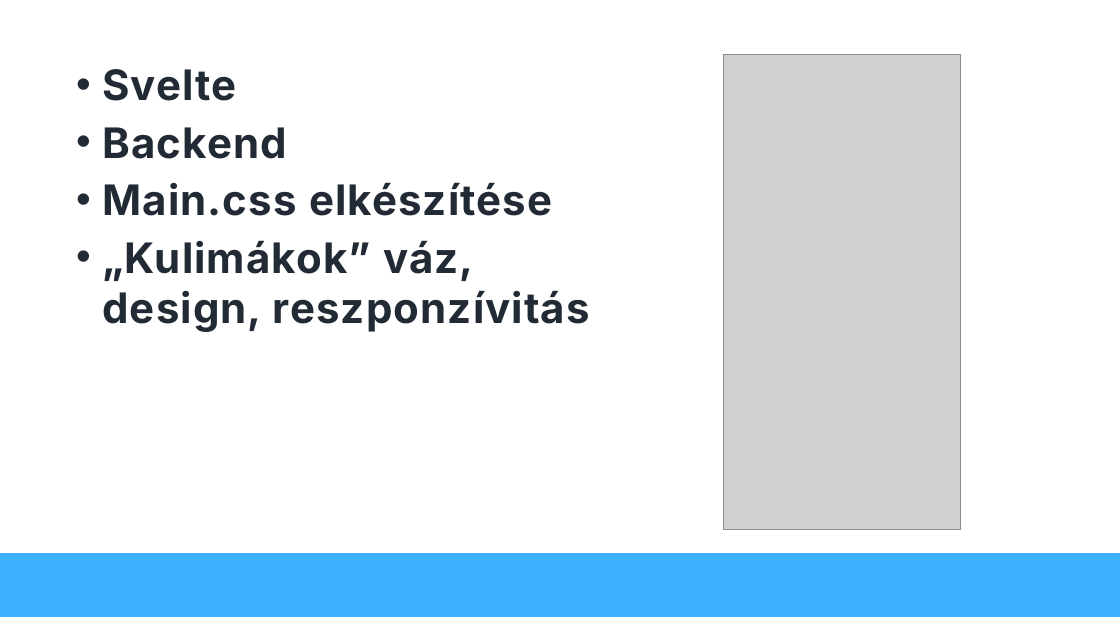
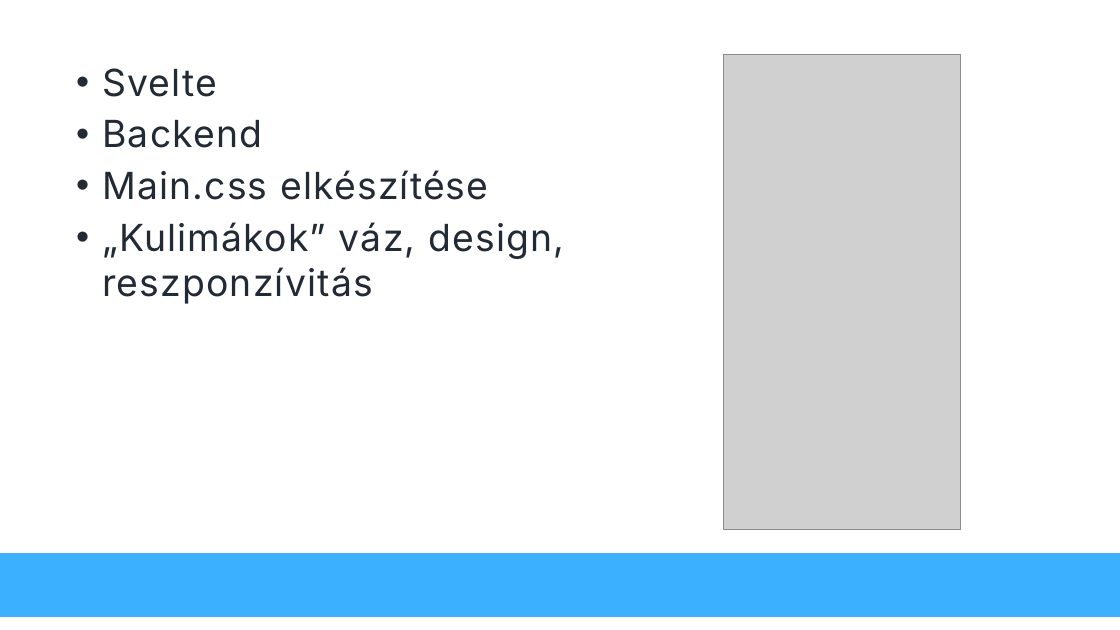
Before and after one commit to dzsofri/kulimuli.com, a slide deck: slide 19 of ikt projektfeladat.pptx. Drawn at 1120x630 pixels with LibreOffice and Linux fonts; fonts in the diff are those of the drawing; grey boxes stand for pictures. Boxes give left, top, right and bottom in pixels: in the first picture for what was removed or moved away, otherwise in the second. Text is boxed around its words. In the diff, an @@ line names an element or a change of style, - is before the commit and + after.

```diff
--- a/ikt projektfeladat.pptx
+++ b/ikt projektfeladat.pptx
@@ text "Svelte" at (102, 68, 564, 304): size 36 to 32 pt, bold off @@
```
Also in this commit, not shown: 7 other slides changed.
